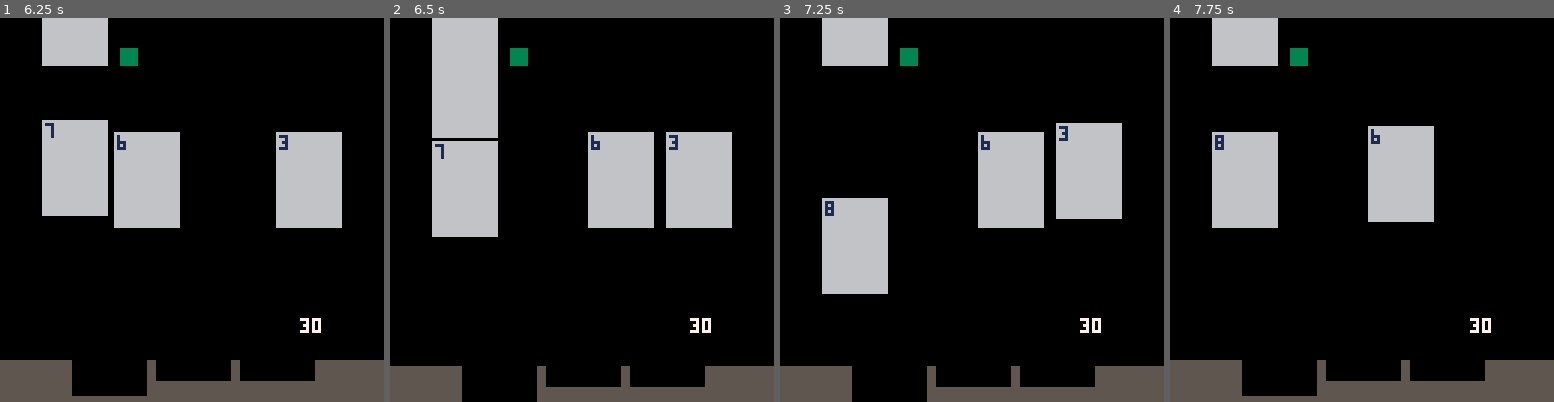
Above: before the commit, frames 1-4 (left to right).
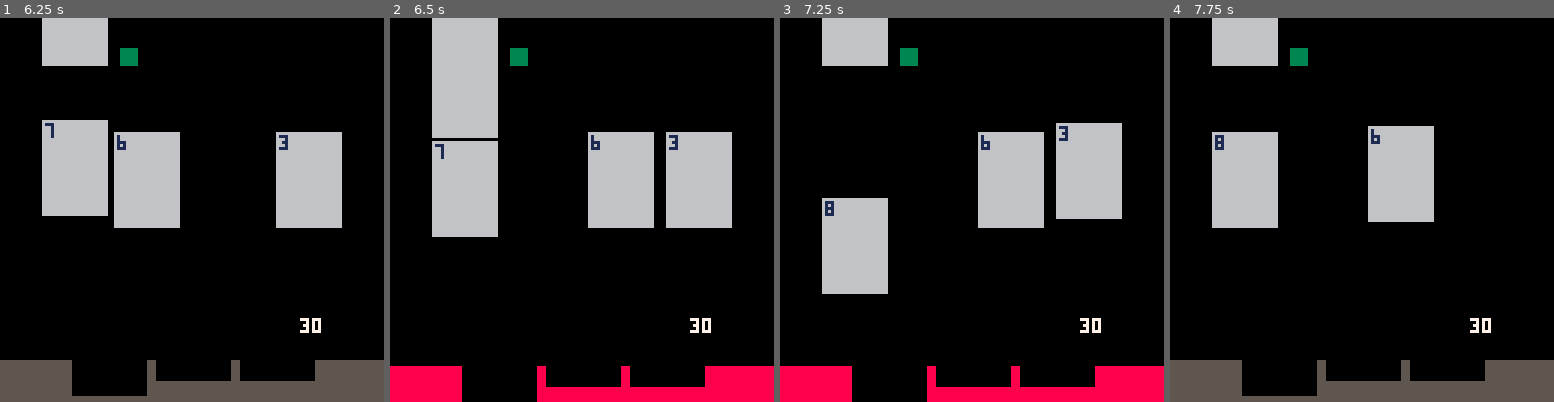
Above: after the commit, the same moments.

Repository: shen-sat/scoundrel-2026
Game: PICO-8 cartridge game.p8
The game is run twice, just before and just after one commit, with the same random seed, the same clock (stepped at 60 frames per second) and the same inputs.
Inputs:
- Up to frame 1 (6.25 s): hold Right 2.33-3.33 s; hold Right 3.38-4.22 s; hold Up 4.27-4.67 s; hold Right 4.72-5.72 s; hold Down 5.77-6.1 s; hold Left from 6.15 s (still down)
- Up to frame 2 (6.5 s): keep holding Left
- Up to frame 3 (7.25 s): release Left at 6.98 s; hold Right from 7.03 s (still down)
- Up to frame 4 (7.75 s): keep holding Right

Frame 1 is identical in both runs. In frame 2, 5.4% of the frame differs, in the area x 0-100%, y 90-100%; in frame 3, 5.4%; in frame 4, nothing differs.

Commit message:
Add wall hurt anim state

Diff:
--- a/init_card_move_states.lua
+++ b/init_card_move_states.lua
@@ -95,7 +95,7 @@
     function(target)
       local slot = row:card_slot(target)
       target.y = slot.y + 20
-      -- TODO: set ANIM of wall to hurt
+      wall:set_anim_state('hurt')
     end,
     function(target)
       local slot = row:card_slot(target)
--- a/init_wall.lua
+++ b/init_wall.lua
@@ -8,13 +8,15 @@
   end
 
   wall.draw = function(self)
+    self:draw_anim_state()
+  end
+
+  wall.draw_self = function(self)
     rectfill(self.x, self.y, self.x + self.width - 1, self.y + self.height - 1, 5) -- grey
     -- gaps
     rectfill(self.x + 24, self.y, self.x + 48, self.y + 11, 0)
     rectfill(self.x + 52, self.y, self.x + 76, self.y + 6, 0)
     rectfill(self.x + 80, self.y, self.x + 104, self.y + 6, 0)
-
-    self:draw_anim_state()
   end
 
   return wall
--- a/init_wall_anim_states.lua
+++ b/init_wall_anim_states.lua
@@ -2,9 +2,26 @@
   local wall_anim_states = {}
   local wall_idle_frames = {
     function(target)
-      return
+      target:draw_self()
     end
   }
   wall_anim_states['idle'] = create_state(wall_idle_frames, 10, true)
+
+  local wall_hurt_frames = {
+    function(target)
+      pal(5, 8)
+      target:draw_self()
+    end,
+    function(target)
+      pal(5, 8)
+      target:draw_self()
+    end,
+    function(target)
+      pal()
+      target:draw_self()
+    end
+  }
+  wall_anim_states['hurt'] = create_state(wall_hurt_frames, 2, false, 'idle')
+
   return wall_anim_states
 end
